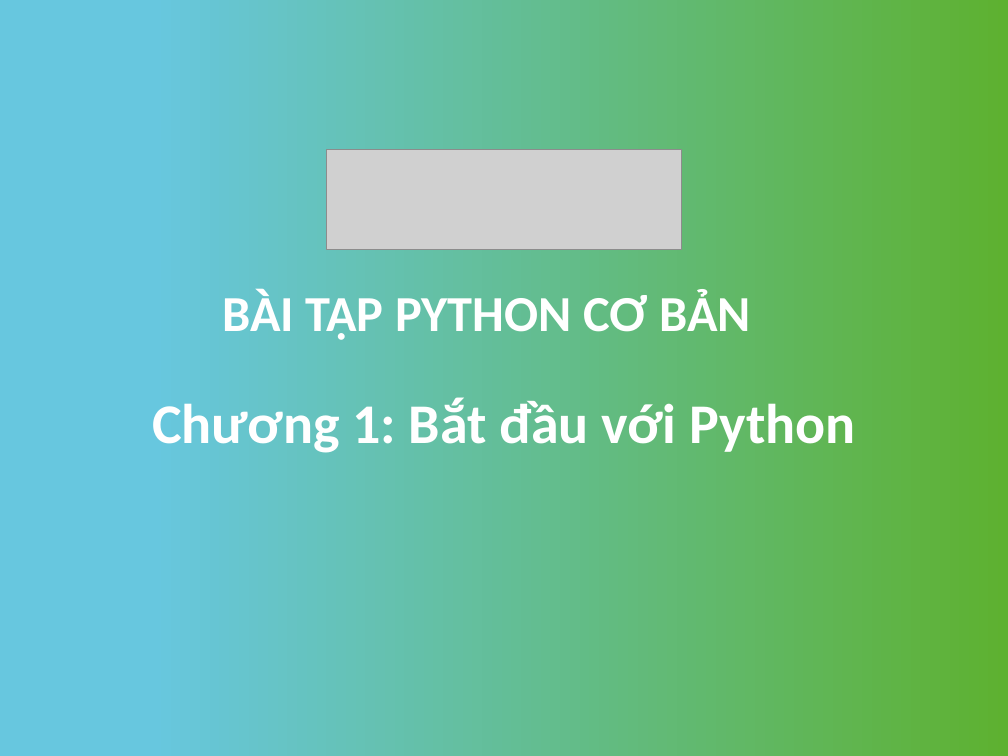
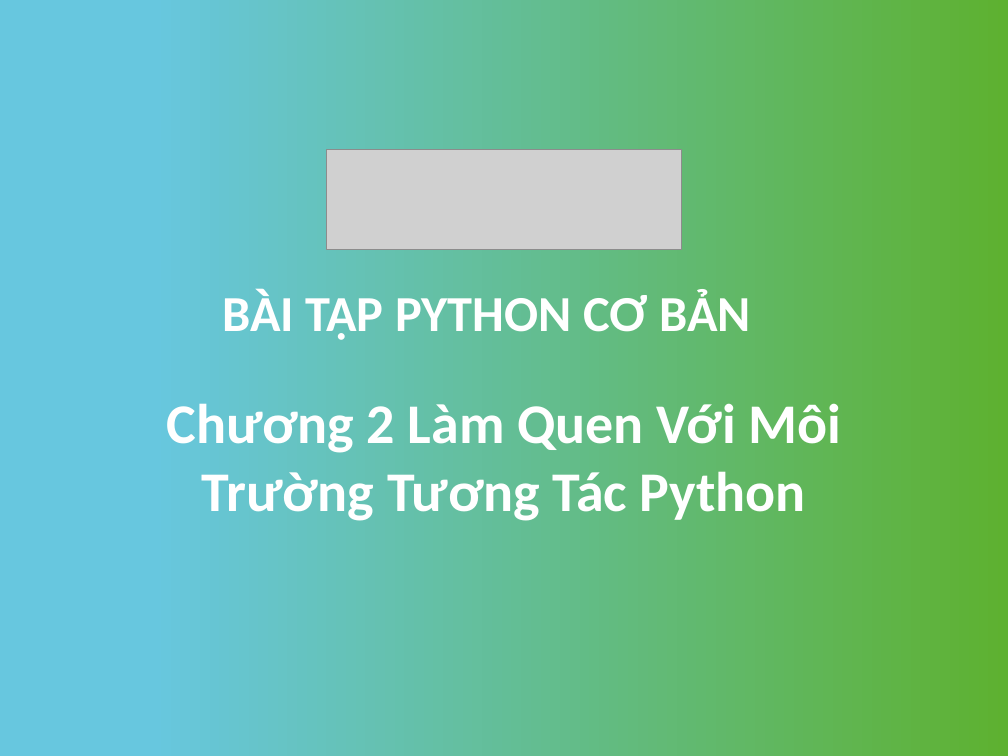
Before and after one commit to TriPhan0511/BaiTapPythonCoBan, a slide deck: slide 1 of documents/slides/Chuong-02-Lam-Quen-Voi-Moi-Truong-Tuong-Tac-Python.pptx. Drawn at 1008x756 pixels with LibreOffice and Linux fonts; fonts in the diff are those of the drawing; grey boxes stand for pictures; background and template pictures are left out. Boxes give left, top, right and bottom in pixels: in the first picture for what was removed or moved away, otherwise in the second. Text is boxed around its words. In the diff, an @@ line names an element or a change of style, - is before the commit and + after.

```diff
--- a/documents/slides/Chuong-02-Lam-Quen-Voi-Moi-Truong-Tuong-Tac-Python.pptx
+++ b/documents/slides/Chuong-02-Lam-Quen-Voi-Moi-Truong-Tuong-Tac-Python.pptx
@@ text at box(166, 403, 842, 521): text changed @@
-Chương 1: Bắt đầu với Python
+Chương 2 Làm Quen Với Môi Trường Tương Tác Python
```
Also in this commit, not shown: 14 slides added, 10 other files.
